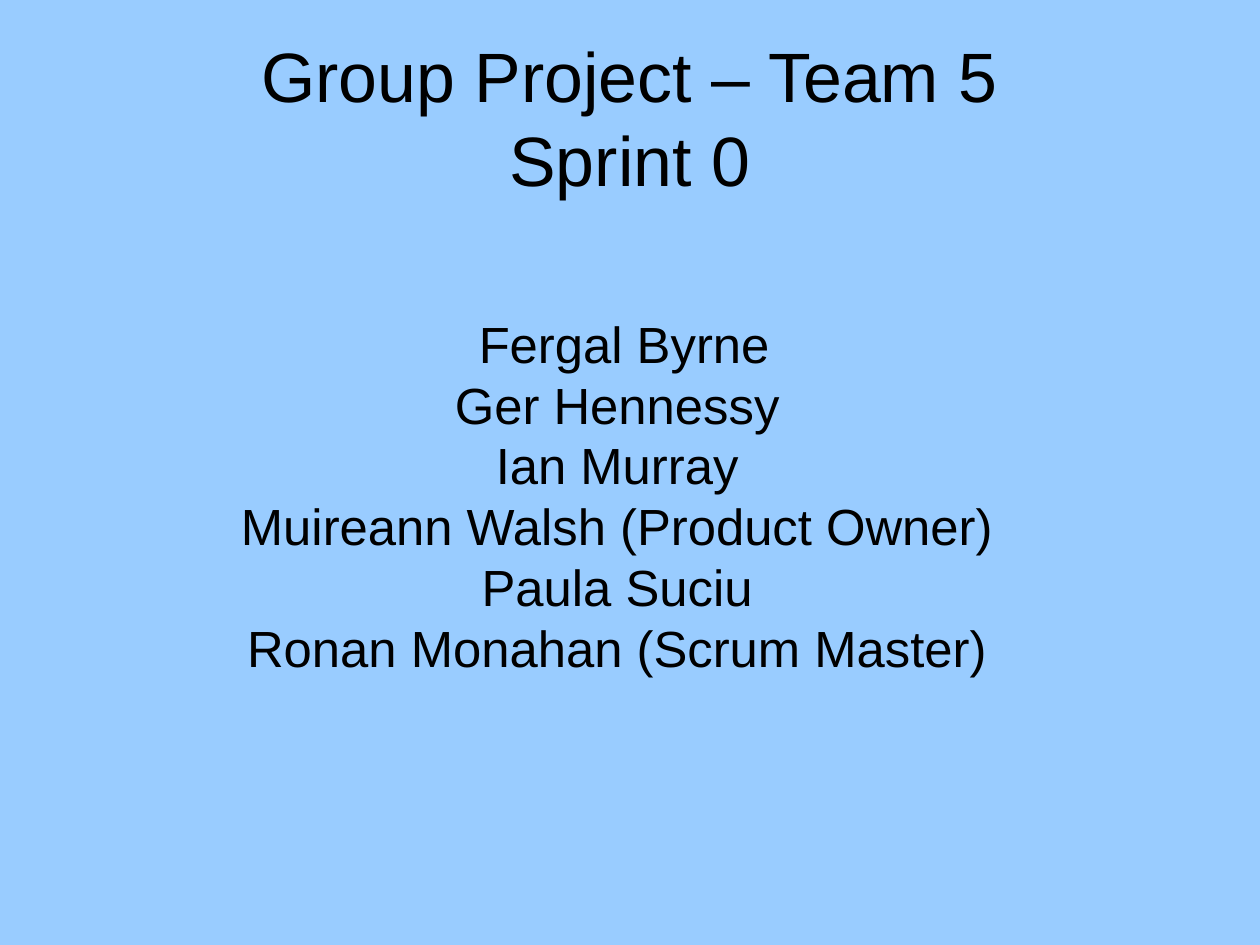
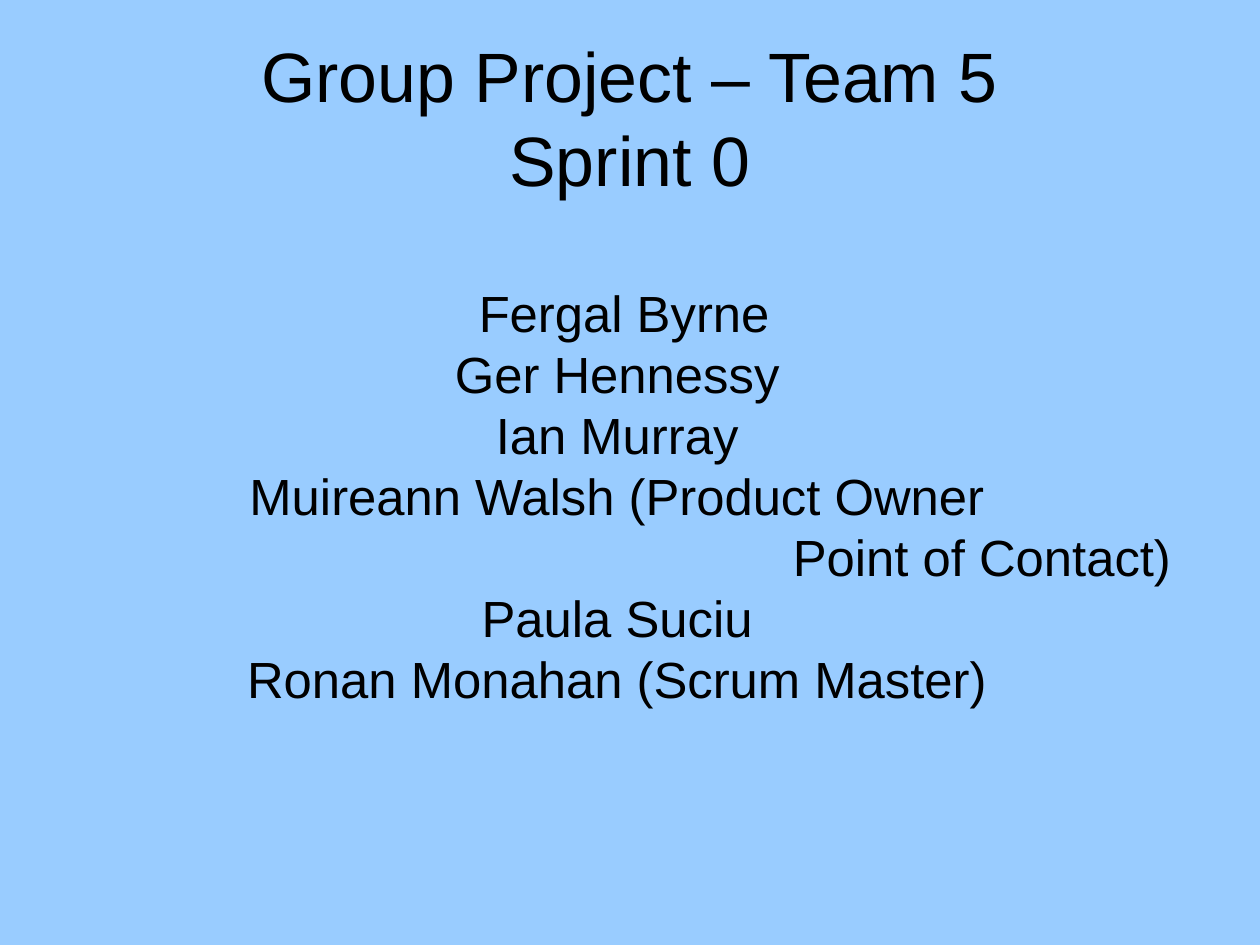
Before and after one commit to rednanor/GroupProject, a slide deck: slide 1 of Documentation/Group5presentation.odp. Drawn at 1260x945 pixels with LibreOffice and Linux fonts; fonts in the diff are those of the drawing; background and template pictures are left out. Boxes give left, top, right and bottom in pixels: in the first picture for what was removed or moved away, otherwise in the second. Text is boxed around its words. In the diff, an @@ line names an element or a change of style, - is before the commit and + after.

```diff
--- a/Documentation/Group5presentation.odp
+++ b/Documentation/Group5presentation.odp
@@ subtitle at (x1=247, y1=478, x2=1171, y2=708): text changed @@
-Muireann Walsh (Product Owner)
-Paula Suciu
-Ronan Monahan (Scrum Master)
+Muireann Walsh (Product Owner
+Point of Contact)
+Paula Suciu
+Ronan Monahan (Scrum Master)
```
Also in this commit, not shown: 1 slide added, 1 slide removed, 2 other files.
